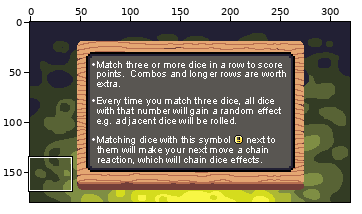
Edited in one commit: pixel-art file (GMTK22/Assets/Sprites/Menus etc/How to play.aseprite). Above, an overview of the earlier version with the close-up marked.
Close-up. Old version:
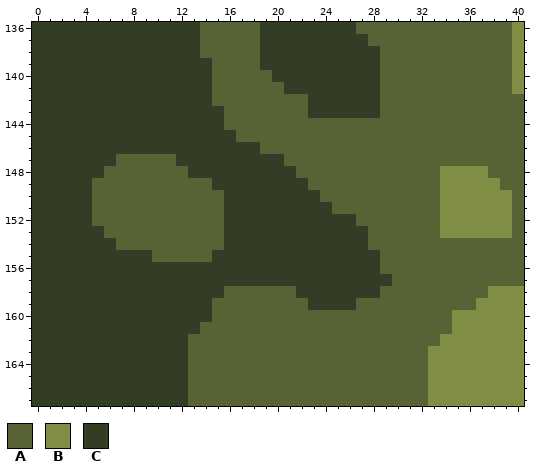
320x180 pixels, 1 frame. Shown: x 0..40, y 136..167.
Visible layers, top first: "Text", "Text plaque", "Board", "Background".
Palette (. is transparent): A #586335  B #7f8e44  C #333c24
Pixels before, first column x 0:
136 CCCCCCCCCCCCCCAAAAACCCCCCCCAAAAAAAAAAAAAB
137 CCCCCCCCCCCCCCAAAAACCCCCCCCCAAAAAAAAAAAAB
138 CCCCCCCCCCCCCCAAAAACCCCCCCCCCAAAAAAAAAAAB
139 CCCCCCCCCCCCCCCAAAACCCCCCCCCCAAAAAAAAAAAB
140 CCCCCCCCCCCCCCCAAAAACCCCCCCCCAAAAAAAAAAAB
141 CCCCCCCCCCCCCCCAAAAAACCCCCCCCAAAAAAAAAAAB
142 CCCCCCCCCCCCCCCAAAAAAAACCCCCCAAAAAAAAAAAA
143 CCCCCCCCCCCCCCCCAAAAAAACCCCCCAAAAAAAAAAAA
144 CCCCCCCCCCCCCCCCAAAAAAAAAAAAAAAAAAAAAAAAA
145 CCCCCCCCCCCCCCCCCAAAAAAAAAAAAAAAAAAAAAAAA
146 CCCCCCCCCCCCCCCCCCCAAAAAAAAAAAAAAAAAAAAAA
147 CCCCCCCAAAAACCCCCCCCCAAAAAAAAAAAAAAAAAAAA
148 CCCCCCAAAAAAACCCCCCCCCAAAAAAAAAAAABBBBAAA
149 CCCCCAAAAAAAAAACCCCCCCCAAAAAAAAAAABBBBBAA
150 CCCCCAAAAAAAAAAACCCCCCCCAAAAAAAAAABBBBBBA
151 CCCCCAAAAAAAAAAACCCCCCCCCAAAAAAAAABBBBBBA
152 CCCCCAAAAAAAAAAACCCCCCCCCCCAAAAAAABBBBBBA
153 CCCCCCAAAAAAAAAACCCCCCCCCCCCAAAAAABBBBBBA
154 CCCCCCCAAAAAAAAACCCCCCCCCCCCAAAAAAAAAAAAA
155 CCCCCCCCCCAAAAACCCCCCCCCCCCCCAAAAAAAAAAAA
156 CCCCCCCCCCCCCCCCCCCCCCCCCCCCCAAAAAAAAAAAA
157 CCCCCCCCCCCCCCCCCCCCCCCCCCCCCCAAAAAAAAAAA
158 CCCCCCCCCCCCCCCCAAAAAACCCCCCCAAAAAAAAABBB
159 CCCCCCCCCCCCCCCAAAAAAAACCCCAAAAAAAAAABBBB
160 CCCCCCCCCCCCCCCAAAAAAAAAAAAAAAAAAAABBBBBB
161 CCCCCCCCCCCCCCAAAAAAAAAAAAAAAAAAAAABBBBBB
162 CCCCCCCCCCCCCAAAAAAAAAAAAAAAAAAAAABBBBBBB
163 CCCCCCCCCCCCCAAAAAAAAAAAAAAAAAAAABBBBBBBB
164 CCCCCCCCCCCCCAAAAAAAAAAAAAAAAAAAABBBBBBBB
165 CCCCCCCCCCCCCAAAAAAAAAAAAAAAAAAAABBBBBBBB
166 CCCCCCCCCCCCCAAAAAAAAAAAAAAAAAAAABBBBBBBB
167 CCCCCCCCCCCCCAAAAAAAAAAAAAAAAAAAABBBBBBBB
The same view after the edit:
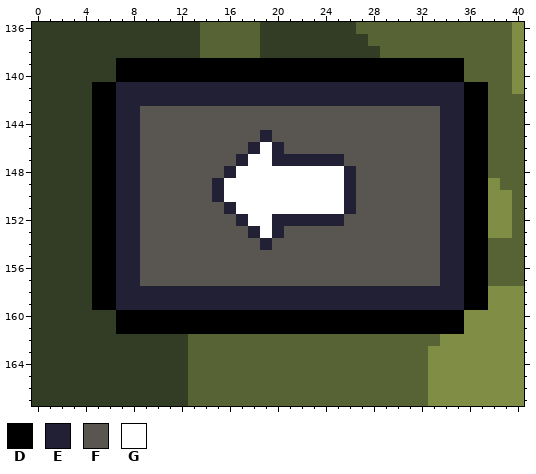
Colours new in this view: D #000000  E #222034  F #595652  G #ffffff
The author wrote: How to play has a back button
The edit:
Layer "Text plaque":
y 139: x 7..35 CCCCCCCCAAAACCCCCCCCCCAAAAAAA -> DDDDDDDDDDDDDDDDDDDDDDDDDDDDD
y 140: x 7..35 CCCCCCCCAAAAACCCCCCCCCAAAAAAA -> DDDDDDDDDDDDDDDDDDDDDDDDDDDDD
y 141: x 5..37 CCCCCCCCCCAAAAAACCCCCCCCAAAAAAAAA -> DDEEEEEEEEEEEEEEEEEEEEEEEEEEEEEDD
y 142: x 5..37 CCCCCCCCCCAAAAAAAACCCCCCAAAAAAAAA -> DDEEEEEEEEEEEEEEEEEEEEEEEEEEEEEDD
y 143: x 5..37 CCCCCCCCCCCAAAAAAACCCCCCAAAAAAAAA -> DDEEFFFFFFFFFFFFFFFFFFFFFFFFFEEDD
y 144: x 5..37 CCCCCCCCCCCAAAAAAAAAAAAAAAAAAAAAA -> DDEEFFFFFFFFFFFFFFFFFFFFFFFFFEEDD
y 145: x 5..37 CCCCCCCCCCCCAAAAAAAAAAAAAAAAAAAAA -> DDEEFFFFFFFFFFEFFFFFFFFFFFFFFEEDD
y 146: x 5..37 CCCCCCCCCCCCCCAAAAAAAAAAAAAAAAAAA -> DDEEFFFFFFFFFEGEFFFFFFFFFFFFFEEDD
y 147: x 5..37 CCAAAAACCCCCCCCCAAAAAAAAAAAAAAAAA -> DDEEFFFFFFFFEGGEEEEEEFFFFFFFFEEDD
y 148: x 5..37 CAAAAAAACCCCCCCCCAAAAAAAAAAAABBBB -> DDEEFFFFFFFEGGGGGGGGGEFFFFFFFEEDD
y 149: x 5..37 AAAAAAAAAACCCCCCCCAAAAAAAAAAABBBB -> DDEEFFFFFFEGGGGGGGGGGEFFFFFFFEEDD
y 150: x 5..37 AAAAAAAAAAACCCCCCCCAAAAAAAAAABBBB -> DDEEFFFFFFEGGGGGGGGGGEFFFFFFFEEDD
y 151: x 5..37 AAAAAAAAAAACCCCCCCCCAAAAAAAAABBBB -> DDEEFFFFFFFEGGGGGGGGGEFFFFFFFEEDD
y 152: x 5..37 AAAAAAAAAAACCCCCCCCCCCAAAAAAABBBB -> DDEEFFFFFFFFEGGEEEEEEFFFFFFFFEEDD
y 153: x 5..37 CAAAAAAAAAACCCCCCCCCCCCAAAAAABBBB -> DDEEFFFFFFFFFEGEFFFFFFFFFFFFFEEDD
y 154: x 5..37 CCAAAAAAAAACCCCCCCCCCCCAAAAAAAAAA -> DDEEFFFFFFFFFFEFFFFFFFFFFFFFFEEDD
y 155: x 5..37 CCCCCAAAAACCCCCCCCCCCCCCAAAAAAAAA -> DDEEFFFFFFFFFFFFFFFFFFFFFFFFFEEDD
y 156: x 5..37 CCCCCCCCCCCCCCCCCCCCCCCCAAAAAAAAA -> DDEEFFFFFFFFFFFFFFFFFFFFFFFFFEEDD
y 157: x 5..37 CCCCCCCCCCCCCCCCCCCCCCCCCAAAAAAAA -> DDEEFFFFFFFFFFFFFFFFFFFFFFFFFEEDD
y 158: x 5..37 CCCCCCCCCCCAAAAAACCCCCCCAAAAAAAAA -> DDEEEEEEEEEEEEEEEEEEEEEEEEEEEEEDD
y 159: x 5..37 CCCCCCCCCCAAAAAAAACCCCAAAAAAAAAAB -> DDEEEEEEEEEEEEEEEEEEEEEEEEEEEEEDD
y 160: x 7..35 CCCCCCCCAAAAAAAAAAAAAAAAAAAAB -> DDDDDDDDDDDDDDDDDDDDDDDDDDDDD
y 161: x 7..35 CCCCCCCAAAAAAAAAAAAAAAAAAAAAB -> DDDDDDDDDDDDDDDDDDDDDDDDDDDDD
Boxes around the changes in both close-ups, in picture pixels (x1, y1, x2, y2):
changed: (92, 58, 488, 334)
